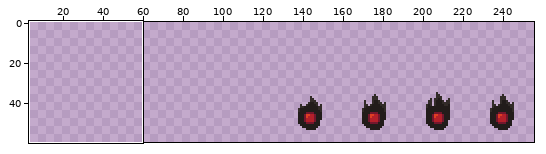
A sprite sheet gets an edit: src/GameObject/assets/wisp.png. Above: a wide view before the commit, with the close-up outlined.
Close-up. The starting point:
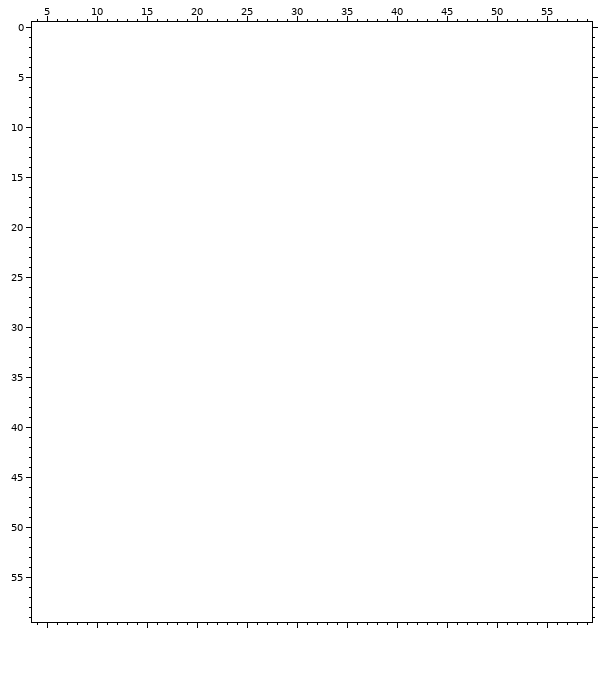
The file is 128x32 pixels. Shown: x 4..59, y 0..59. The old version is drawn lined up with the new one, on the new canvas. The wide view leaves out empty margins. The commit also changed other parts of the picture, which this record leaves out.
The same view after the edit:
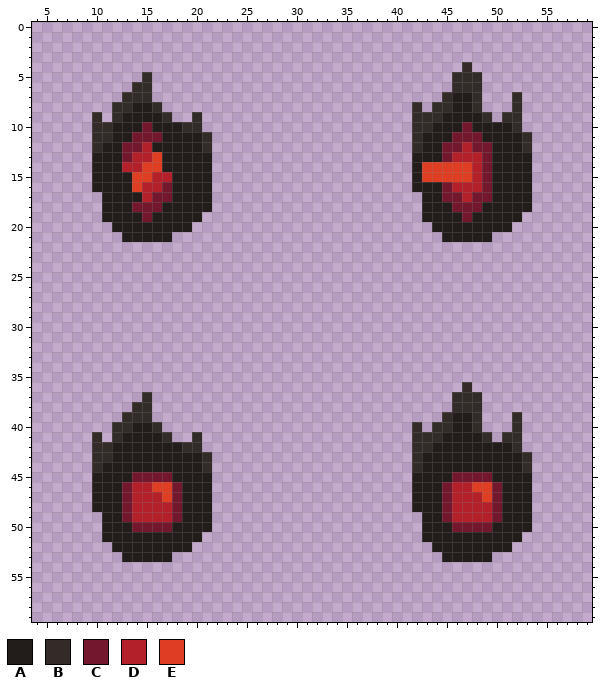
Palette (. is transparent): A #221c1a  B #322b28  C #73172d  D #b4202a  E #df3e23
Change:
canvas 128x32 -> 256x64, the old top-left corner now at 128,32
Colour A now appears in row 7 at x 46 to 47; in row 8 at x 14 to 15 and 46 to 47; in row 9 at x 13 to 16 and 45 to 48; in row 10 at x 12 to 14, 16 to 18, 44 to 46 and 48 to 51; in row 11 at x 12 to 13, 17 to 20, 43 to 45 and 49 to 52; in row 12 at x 11 to 12, 16 to 20, 43 to 44 and 50 to 52.
Colour A now appears in row 13 at x 10 to 12, 17 to 21, 42 to 44 and 50 to 53; in row 14 at x 10 to 12, 17 to 21, 42 and 50 to 53; in row 15 at x 10 to 13, 18 to 21, 42 and 50 to 53; in row 16 at x 10 to 13, 18 to 21, 42 to 44 and 50 to 53; in row 17 at x 11 to 14, 18 to 21, 43 to 44 and 50 to 53; in row 18 at x 11 to 13, 17 to 21, 43 to 45 and 49 to 53.
Colour A now appears in row 19 at x 11 to 14, 16 to 20, 43 to 46 and 48 to 52; in row 20 at x 12 to 19 and 44 to 51; in row 21 at x 13 to 17 and 45 to 49; in row 39 at x 46 to 47; in row 40 at x 14 to 15 and 46 to 47; in row 41 at x 13 to 16 and 45 to 48.
Colour A now appears in row 42 at x 12 to 18 and 44 to 51; in row 43 at x 12 to 20 and 43 to 52; in row 44 at x 11 to 20 and 43 to 52; in row 45 at x 10 to 13, 18 to 21, 42 to 45 and 50 to 53; in rows 46 to 48 at x 10 to 12, 19 to 21, 42 to 44 and 51 to 53; in row 49 at x 11 to 12, 19 to 21, 43 to 44 and 51 to 53.
Colour A now appears in row 50 at x 11 to 13, 18 to 21, 43 to 45 and 50 to 53; in row 51 at x 11 to 20 and 43 to 52; in row 52 at x 12 to 19 and 44 to 51; in row 53 at x 13 to 17 and 45 to 49.
Colour B now appears in row 4 at x 47; in row 5 at x 15 and 46 to 48; in row 6 at x 14 to 15 and 46 to 48; in row 7 at x 13 to 15, 45, 48 and 52; in row 8 at x 12 to 13, 16, 42, 44 to 45, 48 and 52; in row 9 at x 10, 12, 17, 20, 42 to 44, 49 and 51 to 52.
Colour B now appears in row 10 at x 10 to 11, 19 to 20, 42 to 43 and 52; in row 11 at x 10 to 11, 21, 42 and 53; in row 12 at x 10, 21, 42 and 53; in row 36 at x 47; in row 37 at x 15 and 46 to 48; in row 38 at x 14 to 15 and 46 to 48.
Colour B now appears in row 39 at x 13 to 15, 45, 48 and 52; in row 40 at x 12 to 13, 16, 42, 44 to 45, 48 and 52; in row 41 at x 10, 12, 17, 20, 42 to 44, 49 and 51 to 52; in row 42 at x 10 to 11, 19 to 20, 42 to 43 and 52; in row 43 at x 10 to 11, 21, 42 and 53; in row 44 at x 10, 21, 42 and 53.
Colour C now appears in row 10 at x 15 and 47; in row 11 at x 14 to 16 and 46 to 48; in row 12 at x 13 to 14, 45 to 46 and 48 to 49; in row 13 at x 13, 45 and 49; in rows 14 to 15 at x 49; in row 16 at x 17, 45 and 49.
Colour C now appears in row 17 at x 16 to 17, 45 to 46 and 48 to 49; in row 18 at x 14 to 16 and 46 to 48; in row 19 at x 15 and 47; in row 45 at x 14 to 17 and 46 to 49; in rows 46 to 49 at x 13, 18, 45 and 50; in row 50 at x 14 to 17 and 46 to 49.
Colour D now appears in row 12 at x 15 and 47; in row 13 at x 14 to 15 and 46 to 48; in row 14 at x 13 to 14 and 48; in row 15 at x 16 to 17 and 48; in row 16 at x 15 to 16 and 46 to 48; in row 17 at x 15 and 47.
Colour D now appears in row 46 at x 14 to 15 and 46 to 47; in row 47 at x 14 to 16 and 46 to 48; in rows 48 to 49 at x 14 to 17 and 46 to 49.
Colour E now appears in row 13 at x 16; in row 14 at x 15 to 16 and 43 to 47; in row 15 at x 14 to 15 and 43 to 47; in row 16 at x 14; in row 46 at x 16 to 17 and 48 to 49; in row 47 at x 17 and 49.
Where, in picture pixels (left, top, right, bottom), the same in both close-ups:
added: (412, 62, 532, 242)
added: (92, 72, 212, 242)
added: (412, 382, 532, 562)
added: (92, 392, 212, 562)
